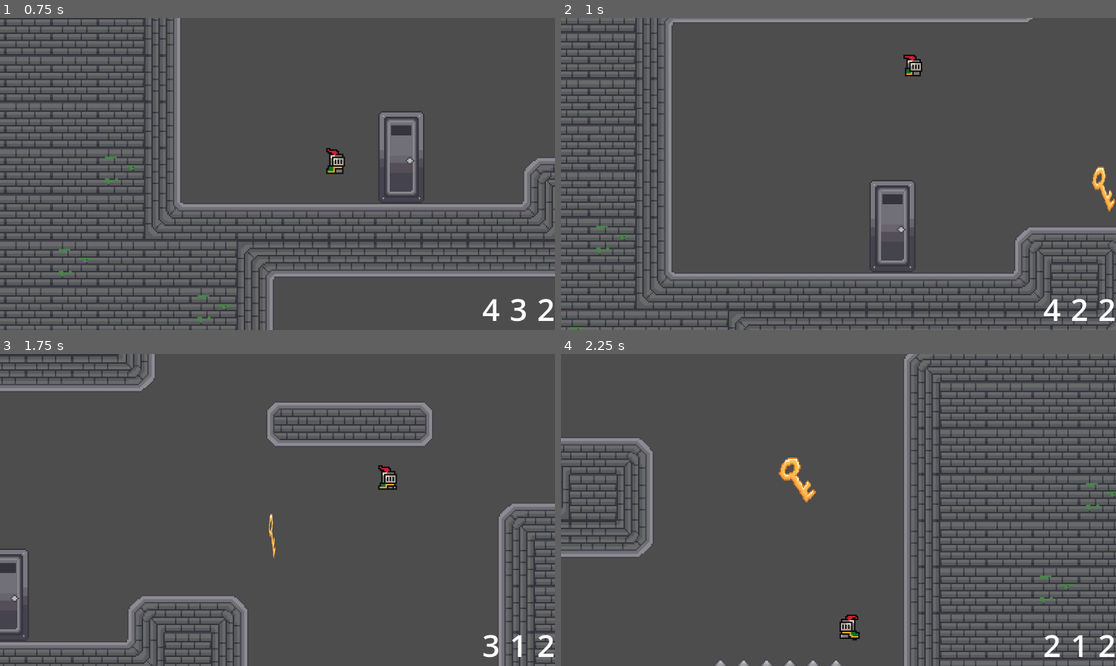
Above: before the commit, frames 1-4 (two rows, left to right).
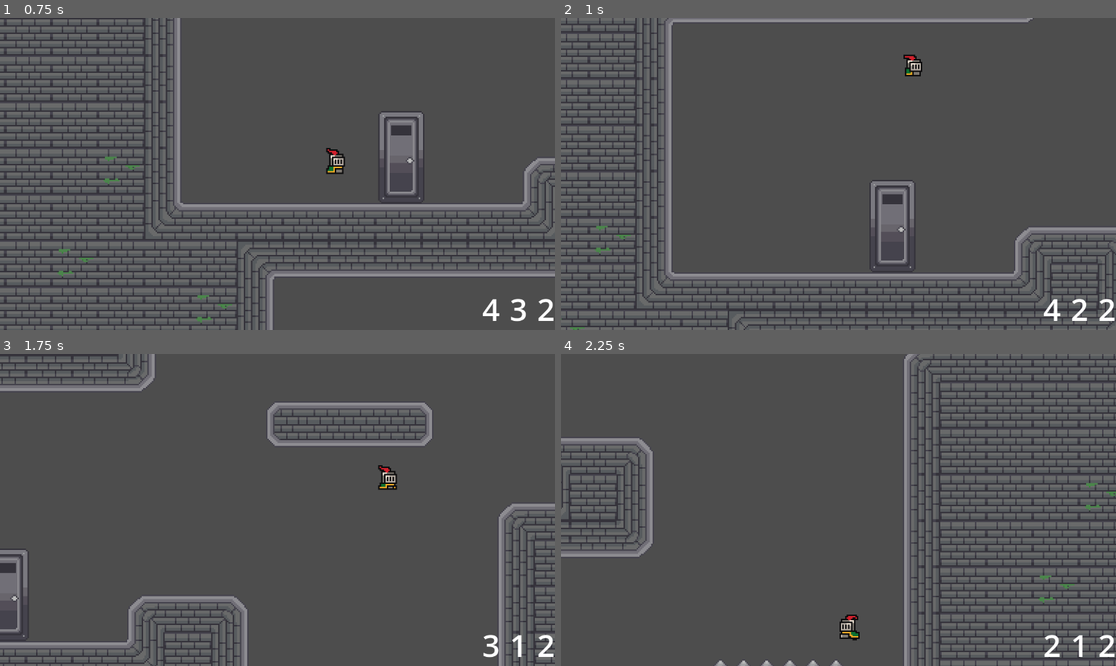
Above: after the commit, the same moments.

Repository: edencheung/CamJam2025
Game: Godot game, scene res://scenes/game.tscn
The game is run twice, just before and just after one commit, with the same random seed, the same clock (stepped at 60 frames per second) and the same inputs.
Inputs:
- Up to frame 1 (0.75 s): hold Right (move_right) from 0.53 s (still down); tap 0 (change_blue) at 0.6 s
- Up to frame 2 (1 s): keep holding Right (move_right); tap Space (jump) at 0.77 s; tap 9 (change_green) at 0.8 s
- Up to frame 3 (1.75 s): keep holding Right (move_right); tap 9 (change_green) at 1.35 s; tap Space (jump) at 1.52 s; tap 8 (change_red) at 1.55 s
- Up to frame 4 (2.25 s): release Right (move_right) at 2.03 s; hold Left (move_left) from 2.03 s (still down); tap 8 (change_red) at 2.1 s

Frame 1 is identical in both runs. In frame 2, 0.2% of the frame differs, in the area x 95-100%, y 47-63%; in frame 3, less than 0.1%; in frame 4, 0.4%, in the area x 39-46%, y 33-48%.

Commit message:
keys show and hide according to color

Diff:
--- a/scenes/colored-tiles-manager.gd
+++ /dev/null
@@ -1,28 +0,0 @@
-extends Node2D
-
-enum FruitColor {RED, GREEN, BLUE}
-
-@onready var fruit_color_map = {
-	FruitColor.RED: $Red,
-	FruitColor.GREEN: $Green,
-	FruitColor.BLUE: $Blue
-}
-
-# Called when the node enters the scene tree for the first time.
-func _ready():
-	pass # Replace with function body.
-
-# Called every frame. 'delta' is the elapsed time since the previous frame.
-func _process(delta):
-	pass
-
-func reset():
-	for elm in fruit_color_map.values():
-		for child in elm.get_children():
-			child.hide()
-			child.collision_enabled = false
-
-func show_color(color: FruitColor):
-	for child in fruit_color_map[color].get_children():
-		child.show()
-		child.collision_enabled = true
--- a/scenes/game.gd
+++ /dev/null
@@ -1,27 +0,0 @@
-extends Node2D
-
-enum FruitColor {RED, GREEN, BLUE}
-
-const fruit_color_to_string = {
-	FruitColor.RED: "red",
-	FruitColor.GREEN: "green",
-	FruitColor.BLUE: "blue"
-}
-
-# Called when the node enters the scene tree for the first time.
-func _ready() -> void:
-	pass # Replace with function body.
-
-
-# Called every frame. 'delta' is the elapsed time since the previous frame.
-func _process(delta: float) -> void:
-	if (Input.is_action_just_pressed("change_red") or
-		Input.is_action_just_pressed("change_blue") or
-		Input.is_action_just_pressed("change_green")):
-		print('hi')
-		$colored.reset()
-
-	for color in FruitColor.values():
-		if Input.is_action_just_pressed("change_%s" % [fruit_color_to_string[color]]) and $HUD.get_counter(color) > 0:
-			$HUD.decrement_counter(color)
-			$colored.show_color(color)
--- a/scenes/key.tscn
+++ b/scenes/key.tscn
@@ -10,7 +10,7 @@
 [sub_resource type="RectangleShape2D" id="RectangleShape2D_xgblu"]
 size = Vector2(32, 31)
 
-[node name="Key" type="Area2D"]
+[node name="Key" type="Area2D" groups=["Key"]]
 script = ExtResource("1_et3hr")
 color = 2
 
--- a/scripts/colored-tiles-manager.gd
+++ b/scripts/colored-tiles-manager.gd
@@ -17,10 +17,12 @@
 	pass
 
 func reset():
-	for color in fruit_color_map.values():
-		color.hide()
-		color.collision_enabled = false
+	for elm in fruit_color_map.values():
+		for child in elm.get_children():
+			child.hide()
+			child.collision_enabled = false
 
 func show_color(color: FruitColor):
-	fruit_color_map[color].show()
-	fruit_color_map[color].collision_enabled = true
+	for child in fruit_color_map[color].get_children():
+		child.show()
+		child.collision_enabled = true
--- a/scripts/game.gd
+++ b/scripts/game.gd
@@ -22,5 +22,15 @@
 
 	for color in FruitColor.values():
 		if Input.is_action_just_pressed("change_%s" % [fruit_color_to_string[color]]) and $HUD.get_counter(color) > 0:
-			$HUD.decrement_counter(color)
-			$colored.show_color(color)
+			change_color(color)
+
+func change_color(color: FruitColor):
+	$HUD.decrement_counter(color)
+	$colored.show_color(color)
+	$player.change_color(color)
+	for child in get_children():
+		if child.is_in_group('Key'):
+			if child.color == color:
+				child.show()
+			else:
+				child.hide()
--- a/scripts/key.gd
+++ b/scripts/key.gd
@@ -35,6 +35,8 @@
 func _on_body_entered(body: Node2D) -> void:
 	if Engine.is_editor_hint():
 		return
+	if picked_up:
+		return
 	if body.is_in_group("Player"):
 		body.add_key(self)
 		picked_up = true
--- a/scripts/player-controller.gd
+++ b/scripts/player-controller.gd
@@ -240,6 +240,15 @@
 			use_key(body.id)
 			get_tree().queue_delete(body)
 
+func change_color(color: FruitColor) -> void:
+	var keys_to_erase = []
+	for key in keys:
+		if key.color != color:
+			keys_to_erase.append(key)
+	for key in keys_to_erase:
+		keys.erase(key)
+		key.picked_up = false
+
 func update_follows(delta: float):
 	var parent = self
 	for key in keys:
